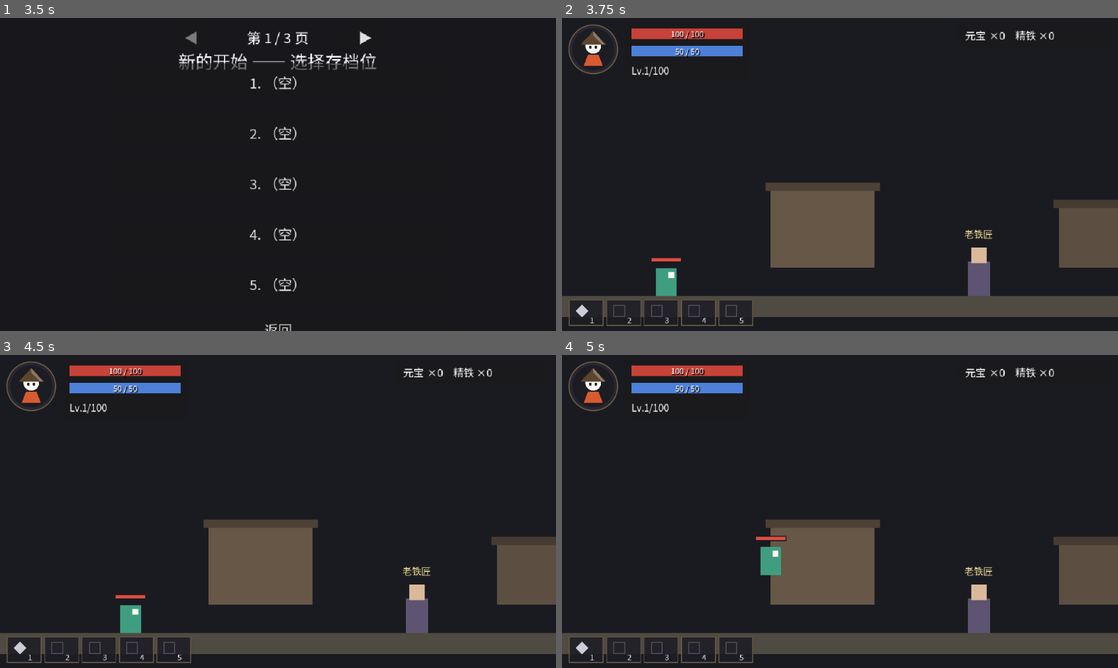
Above: before the commit, frames 1-4 (two rows, left to right).
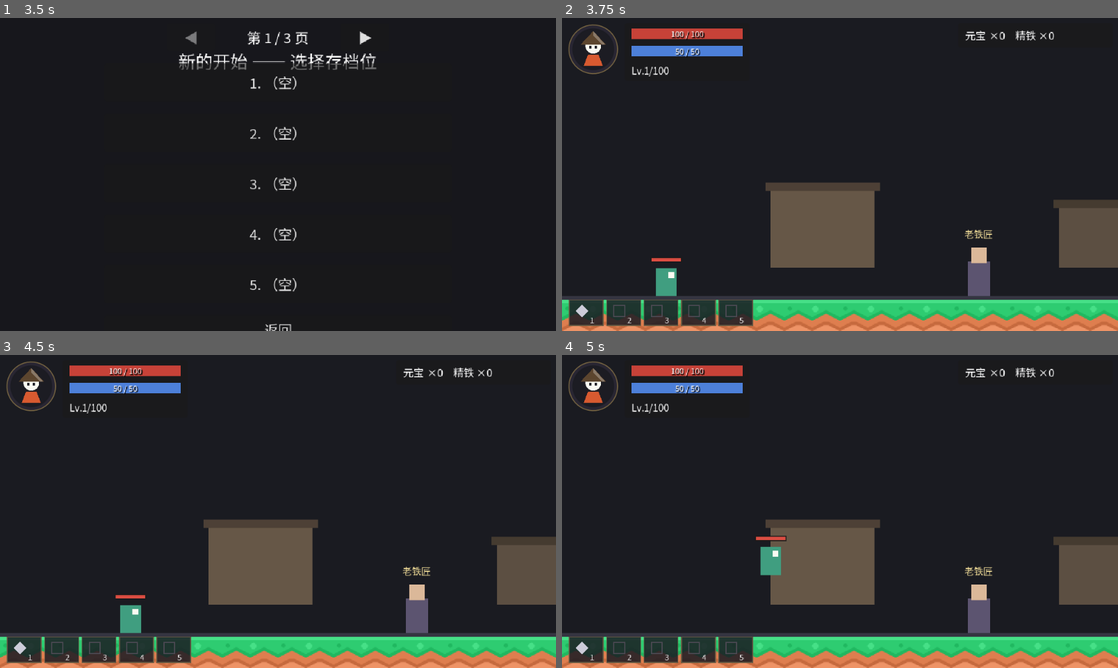
Above: after the commit, the same moments.

Repository: aachean/bailian
Game: Godot game, scene res://scenes/ui/main_menu.tscn
Same seed, same stepped clock (60 frames per second), same inputs: the game is played once before the commit and once after it.
Inputs (mouse positions are in pixels of both pictures, inside the frame that each line leads up to):
- Up to frame 1 (3.5 s): click "新的开始" at 0.5 s; click "弓手 · 逐风 — 三段连射风筝流，箭无虚发" at 1.25 s; click "▶" at 2 s; click "◀" at 2.75 s
- Up to frame 2 (3.75 s): click "1. （空）" at 3.5 s
- Up to frame 3 (4.5 s): tap Enter (ui_accept) at 4.25 s; move the mouse to (400, 495) at 4.27 s; hold D (move_right) from 4.28 s (still down); tap P (atlas) at 4.35 s; click (400, 495) at 4.42 s
- Up to frame 4 (5 s): keep holding D (move_right); tap Space (jump) at 4.52 s

Frame 1 is identical in both runs. In frame 2, 9.0% of the frame differs, in the area x 0-100%, y 88-100%; in frame 3, 9.0%; in frame 4, 9.0%.

Commit message:
feat(art): M4 增量 4 —— 地形贴图接入（Kenney CC0）：草地/石/沙三主题 + 木板浮台退役色块

Diff:
--- a/scenes/stages/duancuiqu.tscn
+++ b/scenes/stages/duancuiqu.tscn
@@ -10,6 +10,10 @@
 [ext_resource type="PackedScene" path="res://scenes/enemies/brute.tscn" id="4_brute"]
 [ext_resource type="PackedScene" path="res://scenes/enemies/brute_heavy.tscn" id="4_brute_heavy"]
 [ext_resource type="PackedScene" path="res://scenes/enemies/boss2.tscn" id="4_boss2"]
+[ext_resource type="Texture2D" path="res://assets/tiles/stone_top.png" id="tile_ground"]
+[ext_resource type="Texture2D" path="res://assets/tiles/stone_center.png" id="tile_step"]
+[ext_resource type="Texture2D" path="res://assets/tiles/stone_plat.png" id="tile_plat"]
+[ext_resource type="Texture2D" path="res://assets/tiles/stone_plat.png" id="tile_plat_s"]
 
 [sub_resource type="RectangleShape2D" id="RectangleShape2D_ground"]
 size = Vector2(3840, 24)
@@ -33,13 +37,14 @@
 collision_layer = 4
 collision_mask = 0
 
-[node name="Visual" type="ColorRect" parent="Ground"]
+[node name="Visual" type="TextureRect" parent="Ground"]
 offset_left = -1920
 offset_top = -12
 offset_right = 1920
 offset_bottom = 12
 mouse_filter = 2
-color = Color(0.25, 0.28, 0.31, 1)
+texture = ExtResource("tile_ground")
+stretch_mode = 1
 
 [node name="CollisionShape2D" type="CollisionShape2D" parent="Ground"]
 shape = SubResource("RectangleShape2D_ground")
@@ -49,13 +54,14 @@
 collision_layer = 4
 collision_mask = 0
 
-[node name="Visual" type="ColorRect" parent="Step1"]
+[node name="Visual" type="TextureRect" parent="Step1"]
 offset_left = -80
 offset_top = -20
 offset_right = 80
 offset_bottom = 20
 mouse_filter = 2
-color = Color(0.31, 0.35, 0.39, 1)
+texture = ExtResource("tile_step")
+stretch_mode = 1
 
 [node name="CollisionShape2D" type="CollisionShape2D" parent="Step1"]
 shape = SubResource("RectangleShape2D_step")
@@ -65,13 +71,14 @@
 collision_layer = 4
 collision_mask = 0
 
-[node name="Visual" type="ColorRect" parent="Plat1a"]
+[node name="Visual" type="TextureRect" parent="Plat1a"]
 offset_left = -60
 offset_top = -6
 offset_right = 60
 offset_bottom = 6
 mouse_filter = 2
-color = Color(0.3, 0.34, 0.38, 1)
+texture = ExtResource("tile_plat")
+stretch_mode = 1
 
 [node name="CollisionShape2D" type="CollisionShape2D" parent="Plat1a"]
 shape = SubResource("RectangleShape2D_plat")
@@ -81,13 +88,14 @@
 collision_layer = 4
 collision_mask = 0
 
-[node name="Visual" type="ColorRect" parent="Plat1b"]
+[node name="Visual" type="TextureRect" parent="Plat1b"]
 offset_left = -55
 offset_top = -6
 offset_right = 55
 offset_bottom = 6
 mouse_filter = 2
-color = Color(0.28, 0.32, 0.36, 1)
+texture = ExtResource("tile_plat_s")
+stretch_mode = 1
 
 [node name="CollisionShape2D" type="CollisionShape2D" parent="Plat1b"]
 shape = SubResource("RectangleShape2D_plat_s")
@@ -97,13 +105,14 @@
 collision_layer = 4
 collision_mask = 0
 
-[node name="Visual" type="ColorRect" parent="Plat2a"]
+[node name="Visual" type="TextureRect" parent="Plat2a"]
 offset_left = -60
 offset_top = -6
 offset_right = 60
 offset_bottom = 6
 mouse_filter = 2
-color = Color(0.3, 0.34, 0.38, 1)
+texture = ExtResource("tile_plat")
+stretch_mode = 1
 
 [node name="CollisionShape2D" type="CollisionShape2D" parent="Plat2a"]
 shape = SubResource("RectangleShape2D_plat")
@@ -113,13 +122,14 @@
 collision_layer = 4
 collision_mask = 0
 
-[node name="Visual" type="ColorRect" parent="Plat2b"]
+[node name="Visual" type="TextureRect" parent="Plat2b"]
 offset_left = -55
 offset_top = -6
 offset_right = 55
 offset_bottom = 6
 mouse_filter = 2
-color = Color(0.28, 0.32, 0.36, 1)
+texture = ExtResource("tile_plat_s")
+stretch_mode = 1
 
 [node name="CollisionShape2D" type="CollisionShape2D" parent="Plat2b"]
 shape = SubResource("RectangleShape2D_plat_s")
@@ -129,13 +139,14 @@
 collision_layer = 4
 collision_mask = 0
 
-[node name="Visual" type="ColorRect" parent="Plat3a"]
+[node name="Visual" type="TextureRect" parent="Plat3a"]
 offset_left = -60
 offset_top = -6
 offset_right = 60
 offset_bottom = 6
 mouse_filter = 2
-color = Color(0.3, 0.34, 0.38, 1)
+texture = ExtResource("tile_plat")
+stretch_mode = 1
 
 [node name="CollisionShape2D" type="CollisionShape2D" parent="Plat3a"]
 shape = SubResource("RectangleShape2D_plat")
@@ -145,13 +156,14 @@
 collision_layer = 4
 collision_mask = 0
 
-[node name="Visual" type="ColorRect" parent="Plat3b"]
+[node name="Visual" type="TextureRect" parent="Plat3b"]
 offset_left = -55
 offset_top = -6
 offset_right = 55
 offset_bottom = 6
 mouse_filter = 2
-color = Color(0.28, 0.32, 0.36, 1)
+texture = ExtResource("tile_plat_s")
+stretch_mode = 1
 
 [node name="CollisionShape2D" type="CollisionShape2D" parent="Plat3b"]
 shape = SubResource("RectangleShape2D_plat_s")
@@ -161,13 +173,14 @@
 collision_layer = 4
 collision_mask = 0
 
-[node name="Visual" type="ColorRect" parent="Plat4a"]
+[node name="Visual" type="TextureRect" parent="Plat4a"]
 offset_left = -60
 offset_top = -6
 offset_right = 60
 offset_bottom = 6
 mouse_filter = 2
-color = Color(0.3, 0.34, 0.38, 1)
+texture = ExtResource("tile_plat")
+stretch_mode = 1
 
 [node name="CollisionShape2D" type="CollisionShape2D" parent="Plat4a"]
 shape = SubResource("RectangleShape2D_plat")
@@ -177,13 +190,14 @@
 collision_layer = 4
 collision_mask = 0
 
-[node name="Visual" type="ColorRect" parent="Plat4b"]
+[node name="Visual" type="TextureRect" parent="Plat4b"]
 offset_left = -55
 offset_top = -6
 offset_right = 55
 offset_bottom = 6
 mouse_filter = 2
-color = Color(0.28, 0.32, 0.36, 1)
+texture = ExtResource("tile_plat_s")
+stretch_mode = 1
 
 [node name="CollisionShape2D" type="CollisionShape2D" parent="Plat4b"]
 shape = SubResource("RectangleShape2D_plat_s")
--- a/scenes/stages/lichang.tscn
+++ b/scenes/stages/lichang.tscn
@@ -9,7 +9,9 @@
 [ext_resource type="PackedScene" path="res://scenes/enemies/boss.tscn" id="7_boss"]
 [ext_resource type="PackedScene" path="res://scenes/core/npc.tscn" id="8_npc"]
 [ext_resource type="Resource" path="res://data/dialogue/hunter_warn.tres" id="9_hunter"]
-
+[ext_resource type="Texture2D" path="res://assets/tiles/grass_top.png" id="10_grasstop"]
+[ext_resource type="Texture2D" path="res://assets/tiles/grass_center.png" id="11_grascenter"]
+[ext_resource type="Texture2D" path="res://assets/tiles/plank.png" id="12_plank"]
 [sub_resource type="RectangleShape2D" id="RectangleShape2D_ground"]
 size = Vector2(2880, 24)
 
@@ -32,13 +34,18 @@
 collision_layer = 4
 collision_mask = 0
 
-[node name="Visual" type="ColorRect" parent="Ground"]
+[node name="Visual" type="TextureRect" parent="Ground"]
+
+
+
 offset_left = -1440.0
 offset_top = -12.0
 offset_right = 1440.0
 offset_bottom = 12.0
 mouse_filter = 2
-color = Color(0.29, 0.27, 0.25, 1)
+
+texture = ExtResource("10_grasstop")
+stretch_mode = 1
 
 [node name="CollisionShape2D" type="CollisionShape2D" parent="Ground"]
 shape = SubResource("RectangleShape2D_ground")
@@ -48,13 +55,18 @@
 collision_layer = 4
 collision_mask = 0
 
-[node name="Visual" type="ColorRect" parent="Step1"]
+[node name="Visual" type="TextureRect" parent="Step1"]
+
+
+
 offset_left = -80.0
 offset_top = -20.0
 offset_right = 80.0
 offset_bottom = 20.0
 mouse_filter = 2
-color = Color(0.36, 0.34, 0.31, 1)
+
+texture = ExtResource("11_grascenter")
+stretch_mode = 1
 
 [node name="CollisionShape2D" type="CollisionShape2D" parent="Step1"]
 shape = SubResource("RectangleShape2D_step")
@@ -64,13 +76,18 @@
 collision_layer = 4
 collision_mask = 0
 
-[node name="Visual" type="ColorRect" parent="PlatA"]
-offset_left = -60.0
-offset_top = -6.0
-offset_right = 60.0
-offset_bottom = 6.0
-mouse_filter = 2
-color = Color(0.35, 0.33, 0.3, 1)
+[node name="Visual" type="TextureRect" parent="PlatA"]
+
+
+
+offset_left = -60.0
+offset_top = -6.0
+offset_right = 60.0
+offset_bottom = 6.0
+mouse_filter = 2
+
+texture = ExtResource("12_plank")
+stretch_mode = 1
 
 [node name="CollisionShape2D" type="CollisionShape2D" parent="PlatA"]
 shape = SubResource("RectangleShape2D_plat")
@@ -80,13 +97,18 @@
 collision_layer = 4
 collision_mask = 0
 
-[node name="Visual" type="ColorRect" parent="PlatB"]
-offset_left = -60.0
-offset_top = -6.0
-offset_right = 60.0
-offset_bottom = 6.0
-mouse_filter = 2
-color = Color(0.35, 0.33, 0.3, 1)
+[node name="Visual" type="TextureRect" parent="PlatB"]
+
+
+
+offset_left = -60.0
+offset_top = -6.0
+offset_right = 60.0
+offset_bottom = 6.0
+mouse_filter = 2
+
+texture = ExtResource("12_plank")
+stretch_mode = 1
 
 [node name="CollisionShape2D" type="CollisionShape2D" parent="PlatB"]
 shape = SubResource("RectangleShape2D_plat")
@@ -96,13 +118,18 @@
 collision_layer = 4
 collision_mask = 0
 
-[node name="Visual" type="ColorRect" parent="PlatC"]
-offset_left = -60.0
-offset_top = -6.0
-offset_right = 60.0
-offset_bottom = 6.0
-mouse_filter = 2
-color = Color(0.35, 0.33, 0.3, 1)
+[node name="Visual" type="TextureRect" parent="PlatC"]
+
+
+
+offset_left = -60.0
+offset_top = -6.0
+offset_right = 60.0
+offset_bottom = 6.0
+mouse_filter = 2
+
+texture = ExtResource("12_plank")
+stretch_mode = 1
 
 [node name="CollisionShape2D" type="CollisionShape2D" parent="PlatC"]
 shape = SubResource("RectangleShape2D_plat")
@@ -112,13 +139,18 @@
 collision_layer = 4
 collision_mask = 0
 
-[node name="Visual" type="ColorRect" parent="PlatD"]
-offset_left = -60.0
-offset_top = -6.0
-offset_right = 60.0
-offset_bottom = 6.0
-mouse_filter = 2
-color = Color(0.35, 0.33, 0.3, 1)
+[node name="Visual" type="TextureRect" parent="PlatD"]
+
+
+
+offset_left = -60.0
+offset_top = -6.0
+offset_right = 60.0
+offset_bottom = 6.0
+mouse_filter = 2
+
+texture = ExtResource("12_plank")
+stretch_mode = 1
 
 [node name="CollisionShape2D" type="CollisionShape2D" parent="PlatD"]
 shape = SubResource("RectangleShape2D_plat")
@@ -128,13 +160,18 @@
 collision_layer = 4
 collision_mask = 0
 
-[node name="Visual" type="ColorRect" parent="PlatE"]
+[node name="Visual" type="TextureRect" parent="PlatE"]
+
+
+
 offset_left = -55.0
 offset_top = -6.0
 offset_right = 55.0
 offset_bottom = 6.0
 mouse_filter = 2
-color = Color(0.33, 0.31, 0.29, 1)
+
+texture = ExtResource("12_plank")
+stretch_mode = 1
 
 [node name="CollisionShape2D" type="CollisionShape2D" parent="PlatE"]
 shape = SubResource("RectangleShape2D_plat_s")
@@ -144,13 +181,18 @@
 collision_layer = 4
 collision_mask = 0
 
-[node name="Visual" type="ColorRect" parent="PlatF"]
-offset_left = -60.0
-offset_top = -6.0
-offset_right = 60.0
-offset_bottom = 6.0
-mouse_filter = 2
-color = Color(0.35, 0.33, 0.3, 1)
+[node name="Visual" type="TextureRect" parent="PlatF"]
+
+
+
+offset_left = -60.0
+offset_top = -6.0
+offset_right = 60.0
+offset_bottom = 6.0
+mouse_filter = 2
+
+texture = ExtResource("12_plank")
+stretch_mode = 1
 
 [node name="CollisionShape2D" type="CollisionShape2D" parent="PlatF"]
 shape = SubResource("RectangleShape2D_plat")
@@ -160,13 +202,18 @@
 collision_layer = 4
 collision_mask = 0
 
-[node name="Visual" type="ColorRect" parent="PlatG"]
+[node name="Visual" type="TextureRect" parent="PlatG"]
+
+
+
 offset_left = -55.0
 offset_top = -6.0
 offset_right = 55.0
 offset_bottom = 6.0
 mouse_filter = 2
-color = Color(0.33, 0.31, 0.29, 1)
+
+texture = ExtResource("12_plank")
+stretch_mode = 1
 
 [node name="CollisionShape2D" type="CollisionShape2D" parent="PlatG"]
 shape = SubResource("RectangleShape2D_plat_s")
--- a/scenes/stages/luhou.tscn
+++ b/scenes/stages/luhou.tscn
@@ -11,6 +11,10 @@
 [ext_resource type="PackedScene" path="res://scenes/enemies/boss_luhou.tscn" id="4_boss_luhou"]
 [ext_resource type="PackedScene" path="res://scenes/core/npc.tscn" id="8_npc"]
 [ext_resource type="Resource" path="res://data/dialogue/hunter_outro.tres" id="9_dialogue"]
+[ext_resource type="Texture2D" path="res://assets/tiles/sand_top.png" id="tile_ground"]
+[ext_resource type="Texture2D" path="res://assets/tiles/sand_center.png" id="tile_step"]
+[ext_resource type="Texture2D" path="res://assets/tiles/sand_plat.png" id="tile_plat"]
+[ext_resource type="Texture2D" path="res://assets/tiles/sand_plat.png" id="tile_plat_s"]
 
 [sub_resource type="RectangleShape2D" id="RectangleShape2D_ground"]
 size = Vector2(4800, 24)
@@ -34,13 +38,14 @@
 collision_layer = 4
 collision_mask = 0
 
-[node name="Visual" type="ColorRect" parent="Ground"]
+[node name="Visual" type="TextureRect" parent="Ground"]
 offset_left = -2400
 offset_top = -12
 offset_right = 2400
 offset_bottom = 12
 mouse_filter = 2
-color = Color(0.3, 0.24, 0.22, 1)
+texture = ExtResource("tile_ground")
+stretch_mode = 1
 
 [node name="CollisionShape2D" type="CollisionShape2D" parent="Ground"]
 shape = SubResource("RectangleShape2D_ground")
@@ -50,13 +55,14 @@
 collision_layer = 4
 collision_mask = 0
 
-[node name="Visual" type="ColorRect" parent="Step1"]
+[node name="Visual" type="TextureRect" parent="Step1"]
 offset_left = -80
 offset_top = -20
 offset_right = 80
 offset_bottom = 20
 mouse_filter = 2
-color = Color(0.38, 0.29, 0.26, 1)
+texture = ExtResource("tile_step")
+stretch_mode = 1
 
 [node name="CollisionShape2D" type="CollisionShape2D" parent="Step1"]
 shape = SubResource("RectangleShape2D_step")
@@ -66,13 +72,14 @@
 collision_layer = 4
 collision_mask = 0
 
-[node name="Visual" type="ColorRect" parent="Plat1a"]
+[node name="Visual" type="TextureRect" parent="Plat1a"]
 offset_left = -60
 offset_top = -6
 offset_right = 60
 offset_bottom = 6
 mouse_filter = 2
-color = Color(0.37, 0.28, 0.25, 1)
+texture = ExtResource("tile_plat")
+stretch_mode = 1
 
 [node name="CollisionShape2D" type="CollisionShape2D" parent="Plat1a"]
 shape = SubResource("RectangleShape2D_plat")
@@ -82,13 +89,14 @@
 collision_layer = 4
 collision_mask = 0
 
-[node name="Visual" type="ColorRect" parent="Plat1b"]
+[node name="Visual" type="TextureRect" parent="Plat1b"]
 offset_left = -55
 offset_top = -6
 offset_right = 55
 offset_bottom = 6
 mouse_filter = 2
-color = Color(0.34, 0.26, 0.23, 1)
+texture = ExtResource("tile_plat_s")
+stretch_mode = 1
 
 [node name="CollisionShape2D" type="CollisionShape2D" parent="Plat1b"]
 shape = SubResource("RectangleShape2D_plat_s")
@@ -98,13 +106,14 @@
 collision_layer = 4
 collision_mask = 0
 
-[node name="Visual" type="ColorRect" parent="Plat2a"]
+[node name="Visual" type="TextureRect" parent="Plat2a"]
 offset_left = -60
 offset_top = -6
 offset_right = 60
 offset_bottom = 6
 mouse_filter = 2
-color = Color(0.37, 0.28, 0.25, 1)
+texture = ExtResource("tile_plat")
+stretch_mode = 1
 
 [node name="CollisionShape2D" type="CollisionShape2D" parent="Plat2a"]
 shape = SubResource("RectangleShape2D_plat")
@@ -114,13 +123,14 @@
 collision_layer = 4
 collision_mask = 0
 
-[node name="Visual" type="ColorRect" parent="Plat2b"]
+[node name="Visual" type="TextureRect" parent="Plat2b"]
 offset_left = -55
 offset_top = -6
 offset_right = 55
 offset_bottom = 6
 mouse_filter = 2
-color = Color(0.34, 0.26, 0.23, 1)
+texture = ExtResource("tile_plat_s")
+stretch_mode = 1
 
 [node name="CollisionShape2D" type="CollisionShape2D" parent="Plat2b"]
 shape = SubResource("RectangleShape2D_plat_s")
@@ -130,13 +140,14 @@
 collision_layer = 4
 collision_mask = 0
 
-[node name="Visual" type="ColorRect" parent="Plat3a"]
+[node name="Visual" type="TextureRect" parent="Plat3a"]
 offset_left = -60
 offset_top = -6
 offset_right = 60
 offset_bottom = 6
 mouse_filter = 2
-color = Color(0.37, 0.28, 0.25, 1)
+texture = ExtResource("tile_plat")
+stretch_mode = 1
 
 [node name="CollisionShape2D" type="CollisionShape2D" parent="Plat3a"]
 shape = SubResource("RectangleShape2D_plat")
@@ -146,13 +157,14 @@
 collision_layer = 4
 collision_mask = 0
 
-[node name="Visual" type="ColorRect" parent="Plat3b"]
+[node name="Visual" type="TextureRect" parent="Plat3b"]
 offset_left = -55
 offset_top = -6
 offset_right = 55
 offset_bottom = 6
 mouse_filter = 2
-color = Color(0.34, 0.26, 0.23, 1)
+texture = ExtResource("tile_plat_s")
+stretch_mode = 1
 
 [node name="CollisionShape2D" type="CollisionShape2D" parent="Plat3b"]
 shape = SubResource("RectangleShape2D_plat_s")
@@ -162,13 +174,14 @@
 collision_layer = 4
 collision_mask = 0
 
-[node name="Visual" type="ColorRect" parent="Plat4a"]
+[node name="Visual" type="TextureRect" parent="Plat4a"]
 offset_left = -60
 offset_top = -6
 offset_right = 60
 offset_bottom = 6
 mouse_filter = 2
-color = Color(0.37, 0.28, 0.25, 1)
+texture = ExtResource("tile_plat")
+stretch_mode = 1
 
 [node name="CollisionShape2D" type="CollisionShape2D" parent="Plat4a"]
 shape = SubResource("RectangleShape2D_plat")
@@ -178,13 +191,14 @@
 collision_layer = 4
 collision_mask = 0
 
-[node name="Visual" type="ColorRect" parent="Plat4b"]
+[node name="Visual" type="TextureRect" parent="Plat4b"]
 offset_left = -55
 offset_top = -6
 offset_right = 55
 offset_bottom = 6
 mouse_filter = 2
-color = Color(0.34, 0.26, 0.23, 1)
+texture = ExtResource("tile_plat_s")
+stretch_mode = 1
 
 [node name="CollisionShape2D" type="CollisionShape2D" parent="Plat4b"]
 shape = SubResource("RectangleShape2D_plat_s")
@@ -194,13 +208,14 @@
 collision_layer = 4
 collision_mask = 0
 
-[node name="Visual" type="ColorRect" parent="Plat5a"]
+[node name="Visual" type="TextureRect" parent="Plat5a"]
 offset_left = -60
 offset_top = -6
 offset_right = 60
 offset_bottom = 6
 mouse_filter = 2
-color = Color(0.37, 0.28, 0.25, 1)
+texture = ExtResource("tile_plat")
+stretch_mode = 1
 
 [node name="CollisionShape2D" type="CollisionShape2D" parent="Plat5a"]
 shape = SubResource("RectangleShape2D_plat")
@@ -210,13 +225,14 @@
 collision_layer = 4
 collision_mask = 0
 
-[node name="Visual" type="ColorRect" parent="Plat5b"]
+[node name="Visual" type="TextureRect" parent="Plat5b"]
 offset_left = -55
 offset_top = -6
 offset_right = 55
 offset_bottom = 6
 mouse_filter = 2
-color = Color(0.34, 0.26, 0.23, 1)
+texture = ExtResource("tile_plat_s")
+stretch_mode = 1
 
 [node name="CollisionShape2D" type="CollisionShape2D" parent="Plat5b"]
 shape = SubResource("RectangleShape2D_plat_s")
--- a/scenes/stages/town.tscn
+++ b/scenes/stages/town.tscn
@@ -8,6 +8,7 @@
 [ext_resource type="Resource" path="res://data/dialogue/smith_repeat.tres" id="7_smith_repeat"]
 [ext_resource type="PackedScene" path="res://scenes/core/atlas_pedestal.tscn" id="8_pedestal"]
 [ext_resource type="PackedScene" path="res://scenes/core/shop_stand.tscn" id="9_shop"]
+[ext_resource type="Texture2D" path="res://assets/tiles/grass_top.png" id="10_grasstop"]
 
 [sub_resource type="RectangleShape2D" id="RectangleShape2D_ground"]
 size = Vector2(1280, 24)
@@ -21,13 +22,15 @@
 collision_layer = 4
 collision_mask = 0
 
-[node name="Visual" type="ColorRect" parent="Ground"]
+[node name="Visual" type="TextureRect" parent="Ground"]
+
 offset_left = -640.0
 offset_top = -12.0
 offset_right = 640.0
 offset_bottom = 12.0
 mouse_filter = 2
-color = Color(0.31, 0.29, 0.26, 1)
+texture = ExtResource("10_grasstop")
+stretch_mode = 1
 
 [node name="CollisionShape2D" type="CollisionShape2D" parent="Ground"]
 shape = SubResource("RectangleShape2D_ground")
Binary file added: assets/tiles/grass_center.png
Not shown, added: assets/tiles/grass_center.png.import
Binary file added: assets/tiles/grass_plat.png
Not shown, added: assets/tiles/grass_plat.png.import
Binary file added: assets/tiles/grass_top.png
Not shown, added: assets/tiles/grass_top.png.import
Binary file added: assets/tiles/plank.png
Not shown, added: assets/tiles/plank.png.import
Binary file added: assets/tiles/sand_center.png
Not shown, added: assets/tiles/sand_center.png.import
Binary file added: assets/tiles/sand_plat.png
Not shown, added: assets/tiles/sand_plat.png.import
(and 12 more such lines)
